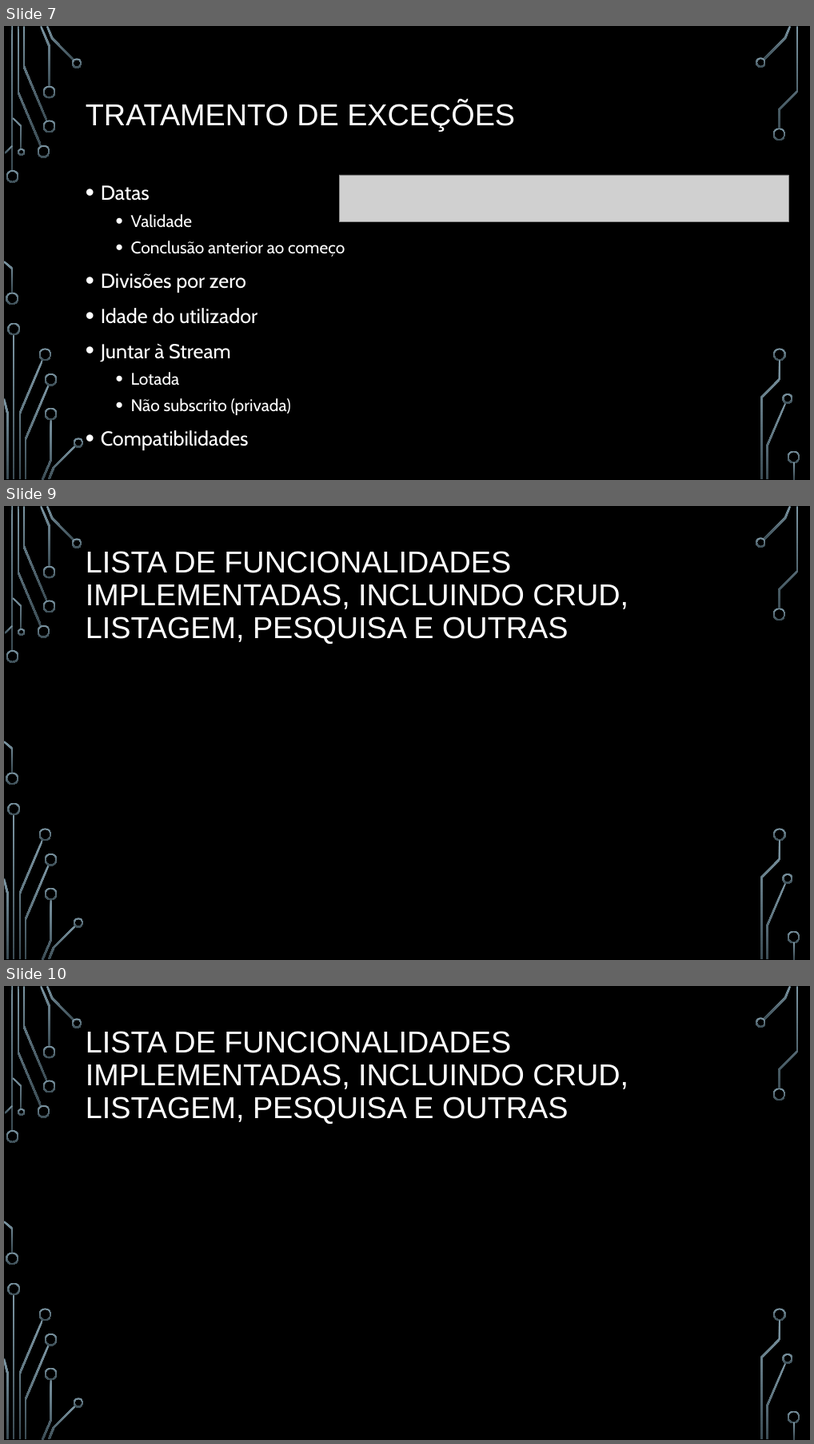
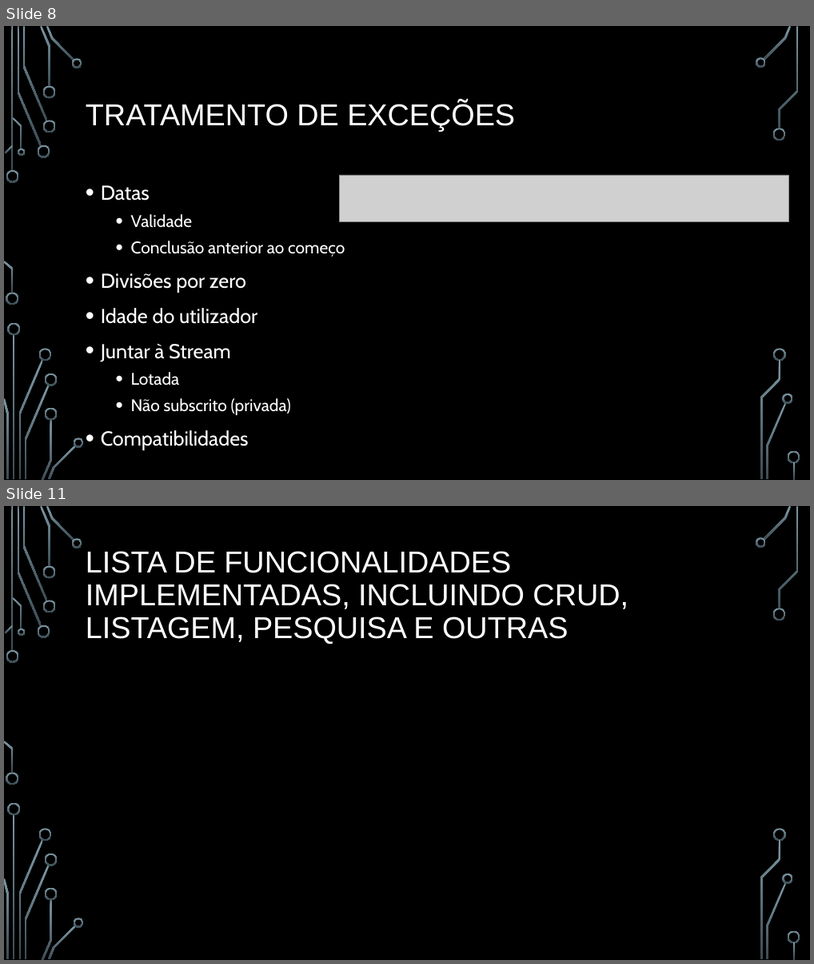
Before and after one commit to BrunoRosendo/StreamZ-AEDA-proj-, a slide deck: StreamZ.pptx. Shown one above the other, each under a label of ours: slides 7, 9 and 10 before the commit, slides 8 and 11 after it; the slides between them are not shown. The pictures are 814x1444 and 814x964 pixels, drawn with LibreOffice and Linux fonts; fonts in the diff are those of the drawing; grey boxes stand for pictures; background and template pictures are left out. Boxes give left, top, right and bottom in pixels: in the first picture for what was removed or moved away, otherwise in the second. Text is boxed around its words. In the diff, an @@ line names an element or a change of style, - is before the commit and + after.

```diff
--- a/StreamZ.pptx
+++ b/StreamZ.pptx
@@ slide 9 removed at [4, 506, 810, 960], background picture (left out); not listed: 36 template elements that a slide beside it also shows @@
@@ title removed at [86, 551, 629, 644] @@
-LISTA DE FUNCIONALIDADES IMPLEMENTADAS, INCLUINDO CRUD, LISTAGEM, PESQUISA E OUTRAS
@@ what was slide 7 is now slide 8 @@
@@ what was slide 10 is now slide 11 @@
```
Also in this commit, not shown: 5 slides changed, 2 slides added.
